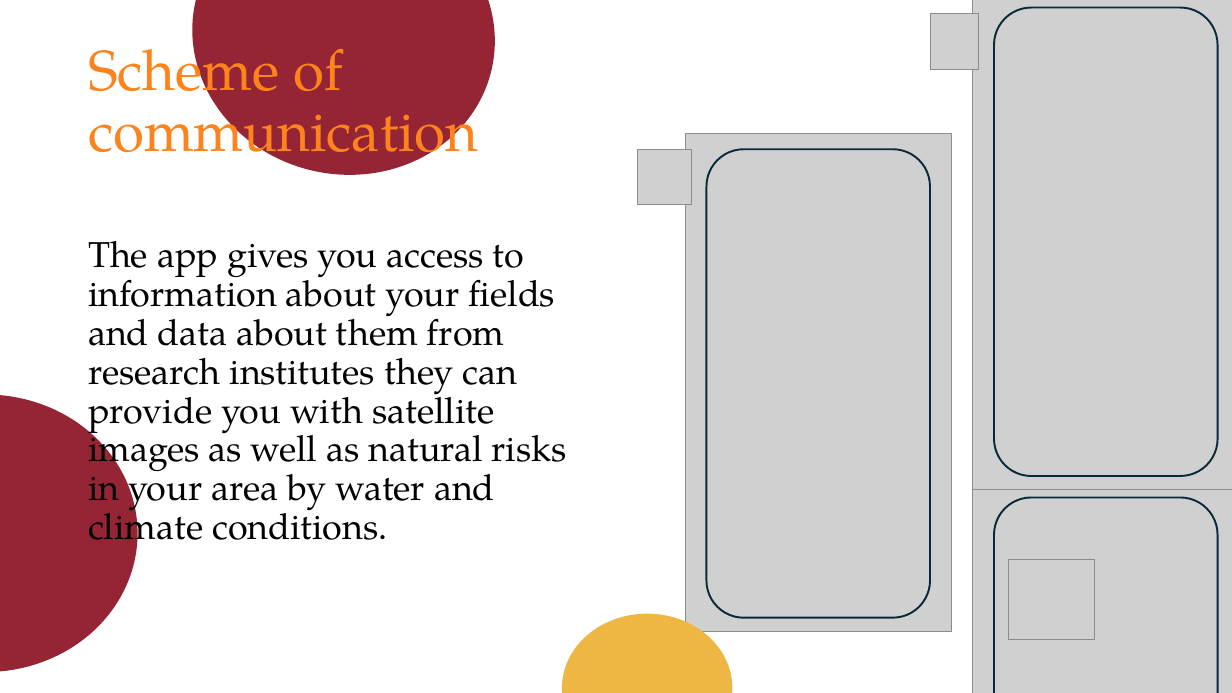
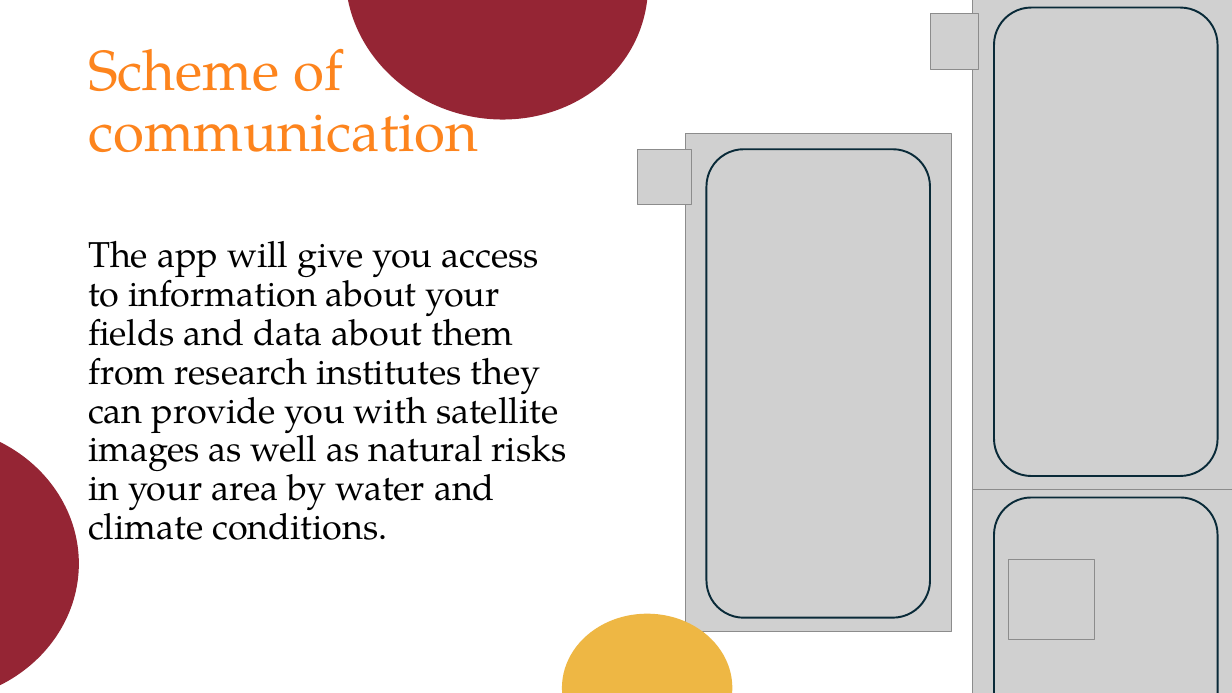
Before and after one commit to Aibekin/NASA, a slide deck: slide 3 of ADB.pptx. Drawn at 1232x693 pixels with LibreOffice and Linux fonts; fonts in the diff are those of the drawing; grey boxes stand for pictures; background and template pictures are left out. Boxes give left, top, right and bottom in pixels: in the first picture for what was removed or moved away, otherwise in the second. Text is boxed around its words. In the diff, an @@ line names an element or a change of style, - is before the commit and + after.

```diff
--- a/ADB.pptx
+++ b/ADB.pptx
@@ ellipse: place and size @@
-ellipse at bbox=[164, 0, 523, 204]
+ellipse at bbox=[317, 0, 676, 149]
@@ text at bbox=[88, 241, 567, 540]: text changed @@
-The app gives you access to information about your fields and data about them from research institutes they can provide you with satellite images as well as natural risks in your area by water and climate conditions.
+The app will give you access to information about your fields and data about them from research institutes they can provide you with satellite images as well as natural risks in your area by water and climate conditions.
@@ ellipse: place and size @@
-ellipse at bbox=[0, 395, 138, 672]
+ellipse at bbox=[0, 425, 79, 693]
```
Also in this commit, not shown: 4 other slides changed.
